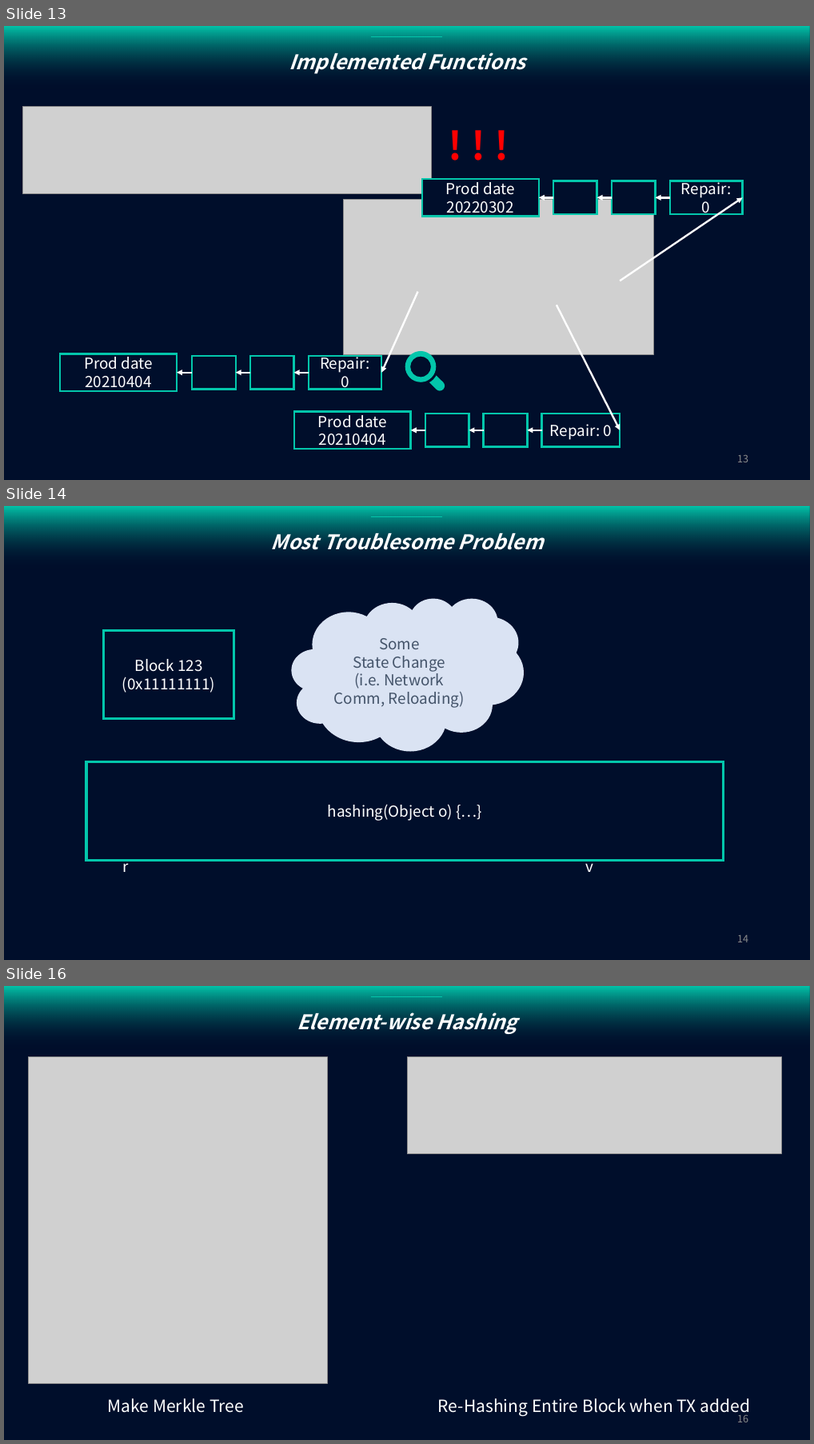
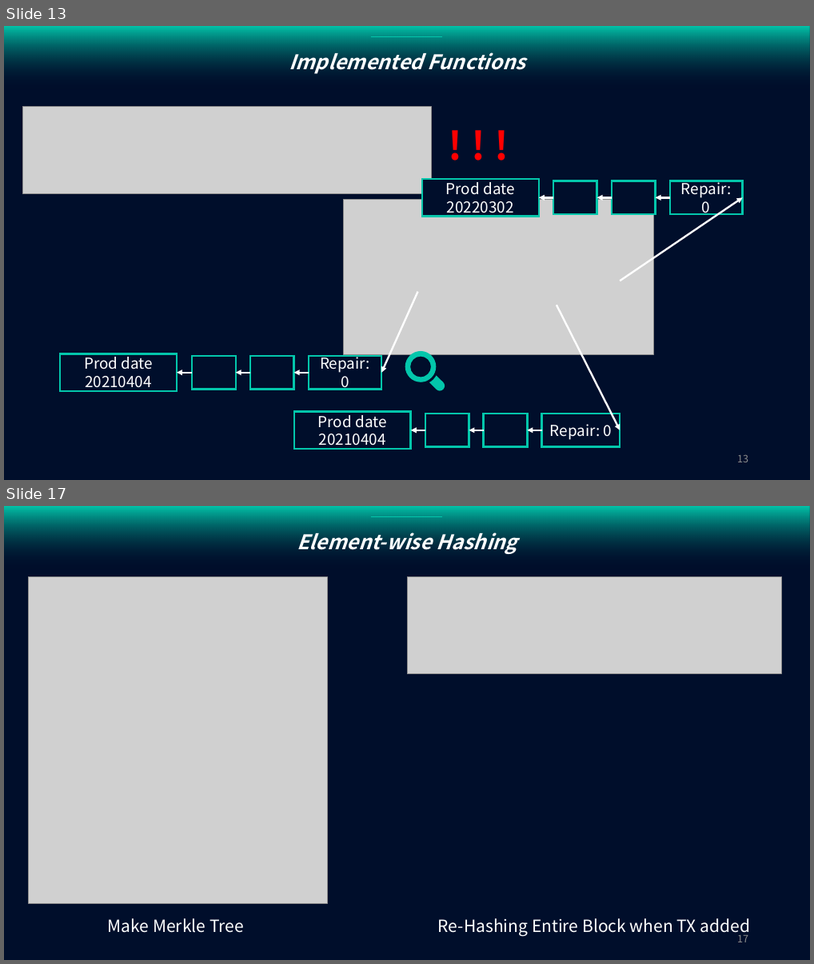
Before and after one commit to purachina/etri, a slide deck: Advanced Buisness Communicating Design/구현 - 복사본.pptx. Shown one above the other, each under a label of ours: slides 13, 14 and 16 before the commit, slides 13 and 17 after it; the slides between them are not shown. The pictures are 814x1444 and 814x964 pixels, drawn with LibreOffice and Linux fonts; fonts in the diff are those of the drawing; grey boxes stand for pictures. Boxes give left, top, right and bottom in pixels: in the first picture for what was removed or moved away, otherwise in the second. Text is boxed around its words. In the diff, an @@ line names an element or a change of style, - is before the commit and + after.

```diff
--- a/Advanced Buisness Communicating Design/구현 - 복사본.pptx
+++ b/Advanced Buisness Communicating Design/구현 - 복사본.pptx
@@ slide 14 removed at [4,506,810,960], background #000E2B @@
@@ line removed from (371, 517) to (442, 517) @@
@@ text removed at [271,533,543,555] @@
-Most Troublesome Problem
@@ cloud removed at [292,598,524,751] @@
-Some
-State Change
-(i.e. Network Comm, Reloading)
@@ rectangle removed at [104,630,234,718] @@
-Block 123
-(0x11111111)
@@ rectangle removed at [354,630,484,718] @@
-Block 123
-(0xaaaaaaaa)
@@ rectangle removed at [86,762,724,860] @@
-hashing(Object o) {…}
@@ text removed at [117,836,221,860] @@
-zxcvasdfqwer
@@ text removed at [581,836,686,860] @@
-poiulkjhmnbv
@@ page number removed at [738,935,749,942] @@
-14
@@ what was slide 16 is now slide 17 @@
@@ page number at [738,932,749,942]: text changed @@
-16
+17
```
Also in this commit, not shown: 1 slide changed, 3 slides added, 1 other slide removed, 5 other files.
